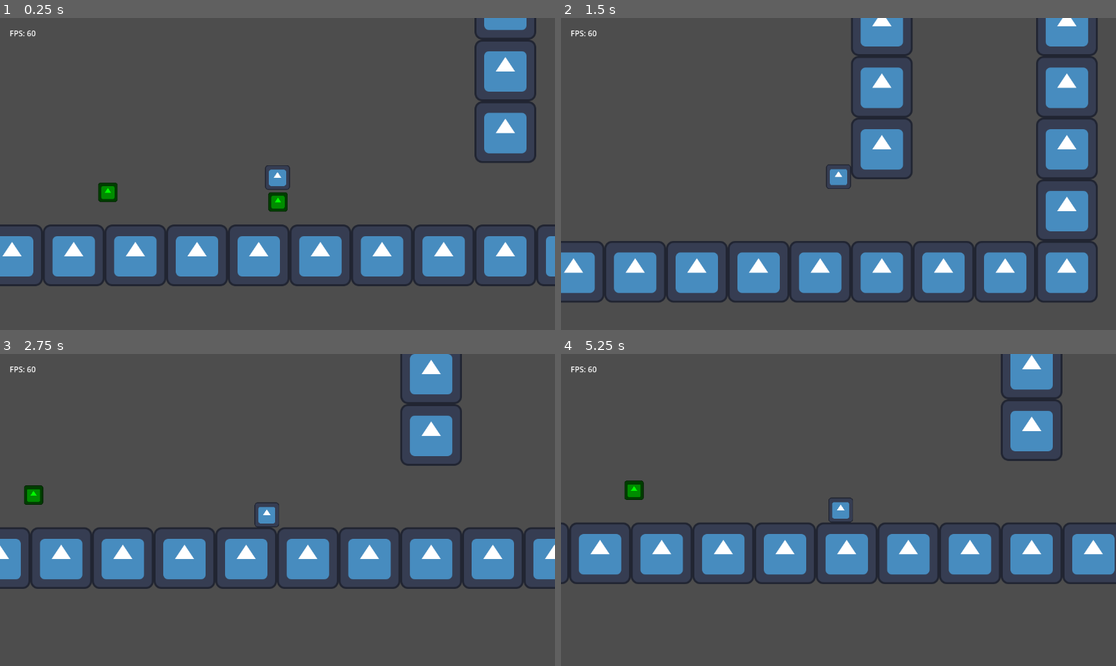
Above: before the commit, frames 1-4 (two rows, left to right).
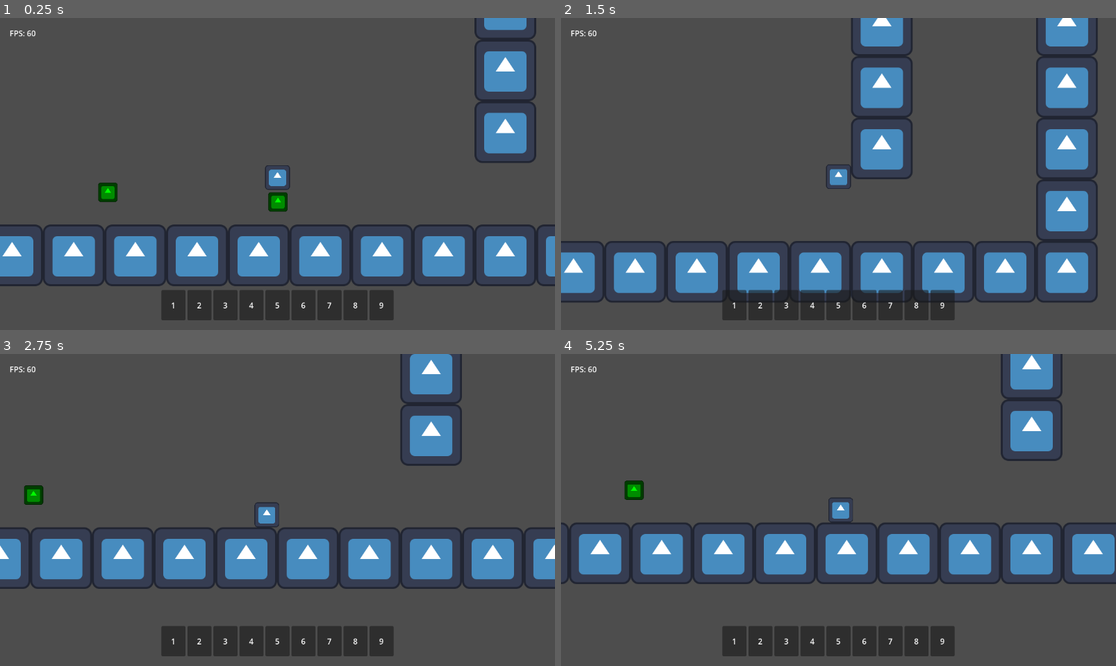
Above: after the commit, the same moments.

Repository: TheHumanMRP/RPG-Life-Tracker
Game: Godot game, scene res://Folders/Systems/Main/Scenes/main_scene.tscn
The game is run twice, just before and just after one commit, with the same random seed, the same clock (stepped at 60 frames per second) and the same inputs. The engine's default icon, where the game draws it, is replaced by a stand-in: a white triangle on a blue panel in a dark square.
Inputs (mouse positions are in pixels of both pictures, inside the frame that each line leads up to):
- Up to frame 1 (0.25 s): no input
- Up to frame 2 (1.5 s): move the mouse to (960, 158) at 0.52 s; hold D (move_right) from 0.53 s (still down); tap I (add_test_sword) at 0.6, 1.35 s; click (960, 158) at 0.67 s; tap Space (jump) at 0.77 s; move the mouse to (727, 189) at 1.27 s
- Up to frame 3 (2.75 s): tap Space (jump) at 1.52 s; move the mouse to (333, 441) at 2.02 s; release D (move_right) at 2.03 s; hold A (move_left) from 2.03 s (still down); tap I (add_test_sword) at 2.1 s
- Up to frame 4 (5.25 s): move the mouse to (810, 572) at 2.77 s; release A (move_left) at 2.78 s; hold D (move_right) 2.78-4.28 s; tap I (add_test_sword) every 0.75 s from 2.85 to 5.1 s; click (810, 572) at 2.92 s; tap Space (jump) at 3.02, 3.77, 4.52 s; move the mouse to (1005, 556) at 3.52 s; move the mouse to (672, 463) at 4.27 s; hold A (move_left) 4.28-5.03 s; move the mouse to (866, 510) at 5.02 s; hold D (move_right) from 5.03 s (still down); click (866, 510) at 5.17 s

The runs differ from the first frame. In frame 1, 3.7% of the frame differs, in the area x 29-71%, y 87-97%; in frame 2, 3.4%; in frame 3, 3.7%; in frame 4, 3.7%.
Error before the commit: Parse Error: Cannot call non-static function "get_number_of_hotbar_slots()" on the class "Getter" directly. Make an instance instead. (res://Folders/Systems/In…
Error after the commit: Invalid call. Nonexistent function 'get_inventory_logic' in base 'Node (global.gd)'. (res://Folders/Systems/Inventory_System/Scripts/hotbar_slot.gd:54)

Commit message:
Auto commit at 2026-07-11 19:32:51

Diff:
--- a/Folders/Systems/Inventory_System/Scripts/hotbar_slot.gd
+++ b/Folders/Systems/Inventory_System/Scripts/hotbar_slot.gd
@@ -12,7 +12,7 @@
 const UNSELECTED_OPACITY: float = 0.0
 const SELECTED_OPACITY: float = 0.5
 
-var EMPTY_SLOT: int = Global.get_empty_hotbar_slot_const()
+var EMPTY_SLOT: int = InfoGetter.get_empty_hotbar_slot_const()
 
 func _ready() -> void:
 	refresh()
--- a/Folders/Systems/Inventory_System/Scripts/hotbar_ui.gd
+++ b/Folders/Systems/Inventory_System/Scripts/hotbar_ui.gd
@@ -4,7 +4,7 @@
 
 @onready var hotbar: HBoxContainer = $%Hot_Bar
 
-var number_of_hotbar_slots: int = Getter.get_number_of_hotbar_slots()
+var number_of_hotbar_slots: int = InfoGetter.get_number_of_hotbar_slots()
 
 func _ready() -> void:
 	recreate_inventory_slots()
@@ -19,7 +19,7 @@
 
 	var packed_inventory_slot: PackedScene = load("res://Folders/Systems/Inventory_System/Scenes/hotbar_slot.tscn")
 
-	var inventory_hot_bar_slots: Array[int] = Global.get_hotbar()
+	var inventory_hot_bar_slots: Array[int] = InfoGetter.get_hotbar()
 
 	for i in range(number_of_hotbar_slots):
 		var hotbar_slot: HotbarSlot = packed_inventory_slot.instantiate()
@@ -32,7 +32,7 @@
 	assaign_proper_id_to_hotbar_slots()
 
 func assaign_proper_id_to_hotbar_slots() -> void:
-	var hotbar_slots: Array[int] = Global.get_hotbar()
+	var hotbar_slots: Array[int] = InfoGetter.get_hotbar()
 
 	var hotbar_children: Array[Node] = hotbar.get_children()
 
--- a/Folders/Systems/Inventory_System/Scripts/testing.gd
+++ b/Folders/Systems/Inventory_System/Scripts/testing.gd
@@ -10,8 +10,8 @@
 
 func test() -> void:
 	pass
-	inventory_logic = Global.get_inventory_logic()
-	hotbar_logic = Global.get_hotbar_logic()
+	inventory_logic = InfoGetter.get_inventory_logic()
+	hotbar_logic = InfoGetter.get_hotbar_logic()
 
 	inventory_logic.print_all_items()
 	inventory_logic.clear_inventory()
